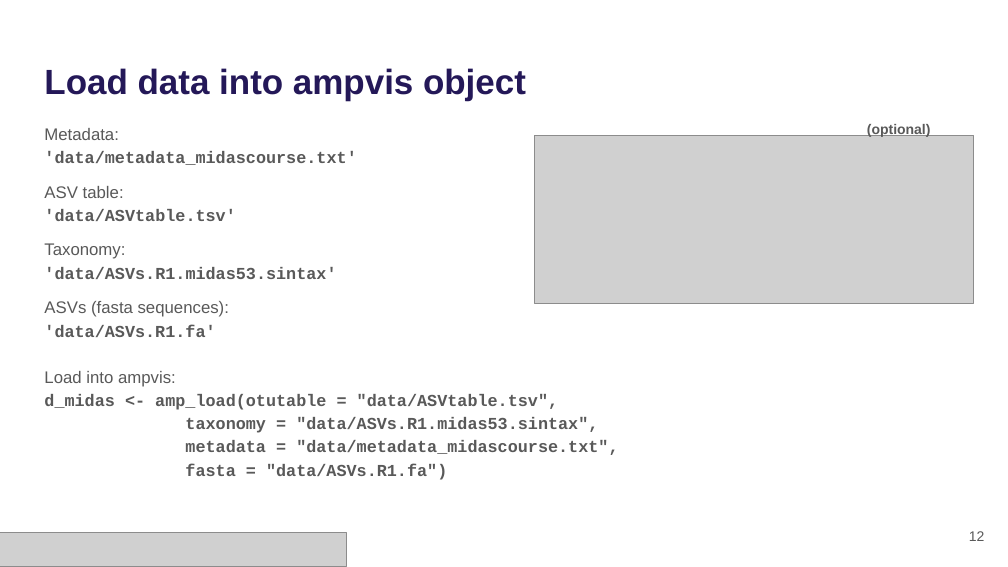
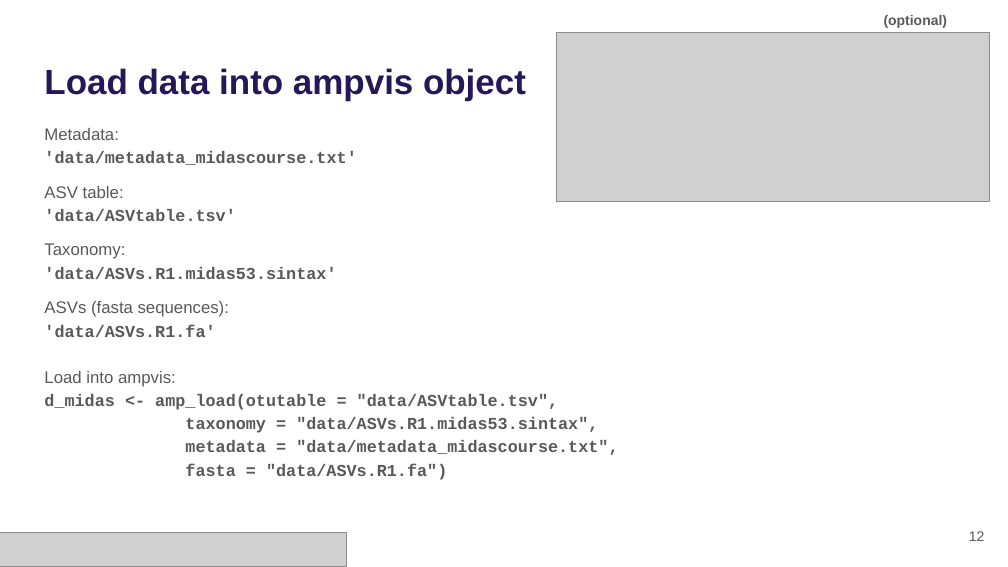
Before and after one commit to mpeces/MiDAS_course_2025, a slide deck: slide 12 of presentations/Hands-on_Setup.pptx. Drawn at 1008x567 pixels with LibreOffice and Linux fonts; fonts in the diff are those of the drawing; grey boxes stand for pictures. Boxes give left, top, right and bottom in pixels: in the first picture for what was removed or moved away, otherwise in the second. Text is boxed around its words. In the diff, an @@ line names an element or a change of style, - is before the commit and + after.

```diff
--- a/presentations/Hands-on_Setup.pptx
+++ b/presentations/Hands-on_Setup.pptx
@@ text "(optional)" moved from (x1=867, y1=123, x2=931, y2=137) to (x1=884, y1=15, x2=948, y2=28) @@
@@ picture resized from (x1=535, y1=135, x2=974, y2=303) to (x1=556, y1=32, x2=990, y2=202) @@
```
Also in this commit, not shown: 5 other slides changed.
